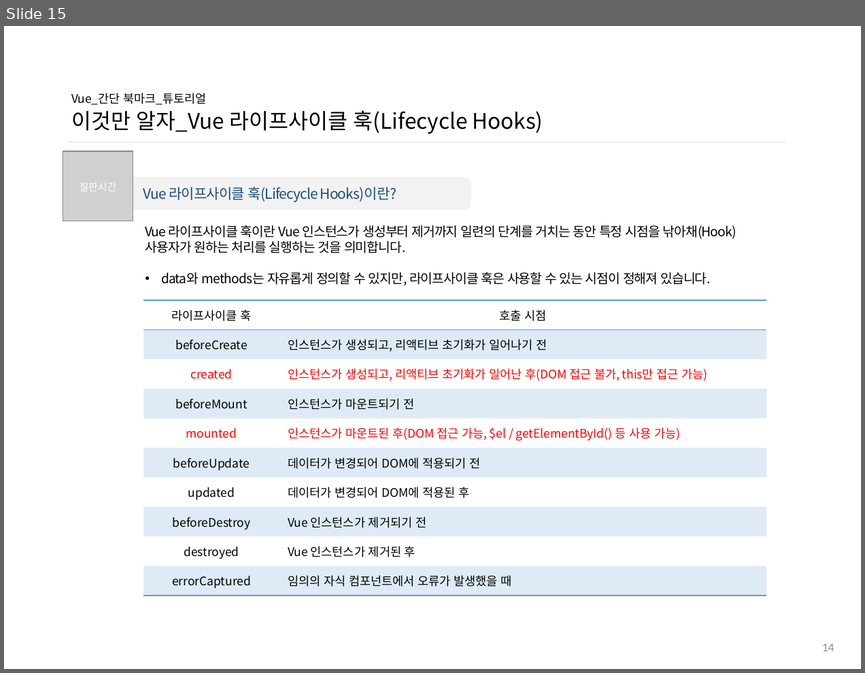
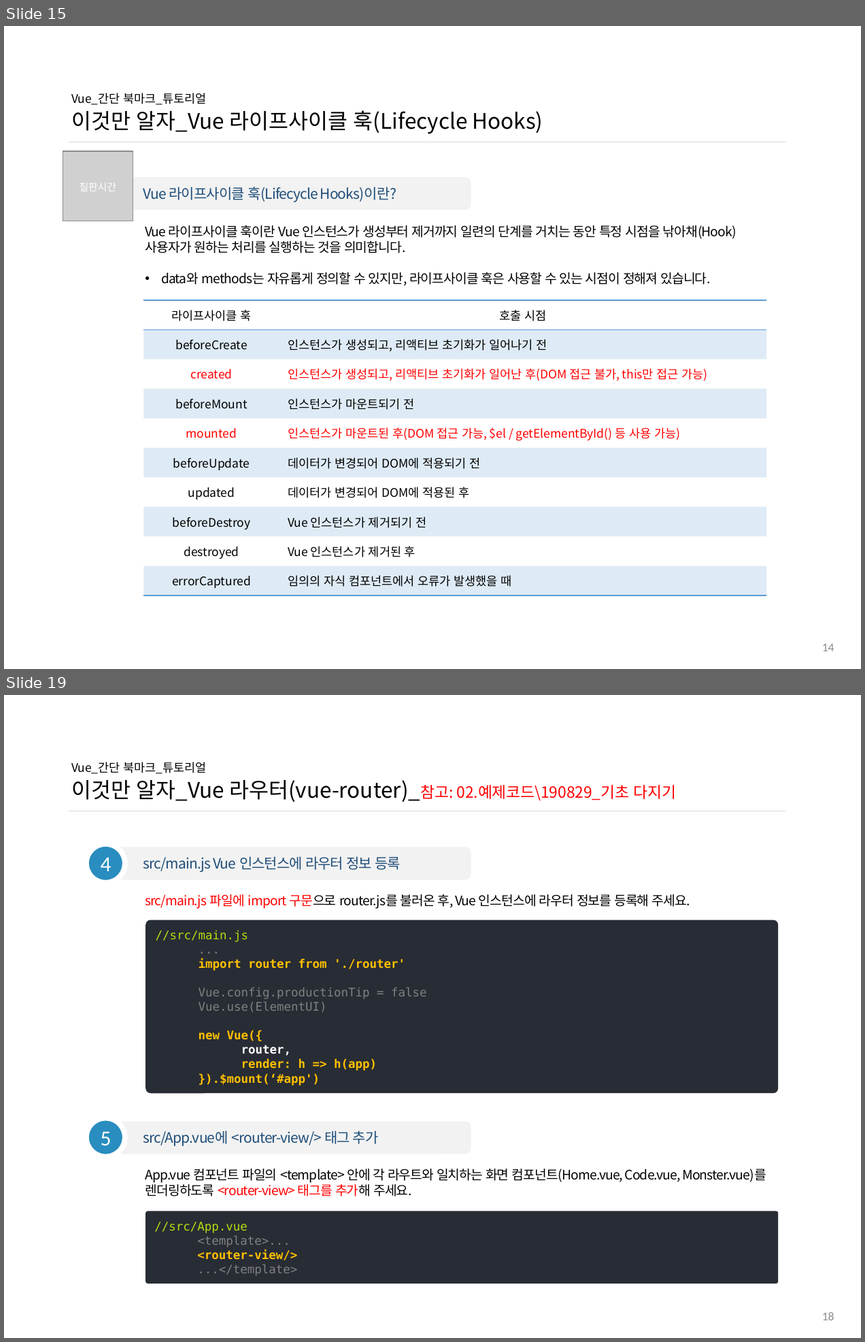
Before and after one commit to ddowon/vueStudy, a slide deck: 01.참고자료/190827_간단 북마크 만들기.pptx. Shown one above the other, each under a label of ours: slide 15 before the commit, slides 15 and 19 after it; the slides between them are not shown. The pictures are 865x673 and 865x1342 pixels, drawn with LibreOffice and Linux fonts; fonts in the diff are those of the drawing; grey boxes stand for pictures; background and template pictures are left out. Boxes give left, top, right and bottom in pixels: in the first picture for what was removed or moved away, otherwise in the second. Text is boxed around its words. In the diff, an @@ line names an element or a change of style, - is before the commit and + after.

Commit message:
8월 29일 스터디 자료 추가

```diff
--- a/01.참고자료/190827_간단 북마크 만들기.pptx
+++ b/01.참고자료/190827_간단 북마크 만들기.pptx
@@ slide 19 added at [4,695,861,1338], background #FFFFFF @@
@@ title added at [71,762,677,802], 18 pt, text #000000 @@
+Vue_간단 북마크_튜토리얼
+이것만 알자_Vue 라우터(vue-router)_참고: 02.예제코드\190829_기초 다지기
@@ line added from (68, 811) to (785, 811), #D9D9D9 0.5 pt @@
@@ ellipse added at [86,844,125,883], fill #298DBF, outline #FFFFFF 4.5 pt, 18 pt, text #FFFFFF @@
+4
@@ rounded rectangle added at [107,847,471,879], fill #F2F2F2, 12 pt, text #1F4E79 @@
+src/main.js Vue 인스턴스에 라우터 정보 등록
@@ text added at [145,894,690,909], 11 pt, text #000000 @@
+src/main.js 파일에 import 구문으로 router.js를 불러온 후, Vue 인스턴스에 라우터 정보를 등록해 주세요.
@@ rounded rectangle added at [145,919,778,1093], fill #282C34, 10 pt, text #FFC000, bold @@
+//src/main.js
+  ...
+  import router from './router'
+  Vue.config.productionTip = false
+  Vue.use(ElementUI)
+  new Vue({
+    router,
+    render: h => h(app)
+  }).$mount(‘#app')
@@ ellipse added at [86,1117,125,1156], fill #298DBF, outline #FFFFFF 4.5 pt, 18 pt, text #FFFFFF @@
+5
@@ rounded rectangle added at [107,1121,471,1153], fill #F2F2F2, 12 pt, text #1F4E79 @@
+src/App.vue에 <router-view/> 태그 추가
@@ text added at [145,1168,766,1196], 11 pt, text #000000 @@
+App.vue 컴포넌트 파일의 <template> 안에 각 라우트와 일치하는 화면 컴포넌트(Home.vue, Code.vue, Monster.vue)를 렌더링하도록 <router-view> 태그를 추가해 주세요.
@@ rounded rectangle added at [145,1211,778,1283], fill #282C34, 10 pt, text #808080 @@
+//src/App.vue
+  <template>...
+  <router-view/>
+  ...</template>
@@ page number added at [822,1312,834,1320], 10 pt, text #8C8C8C @@
+18
```
Also in this commit, not shown: 1 slide changed, 7 other slides added, 23 other files.
